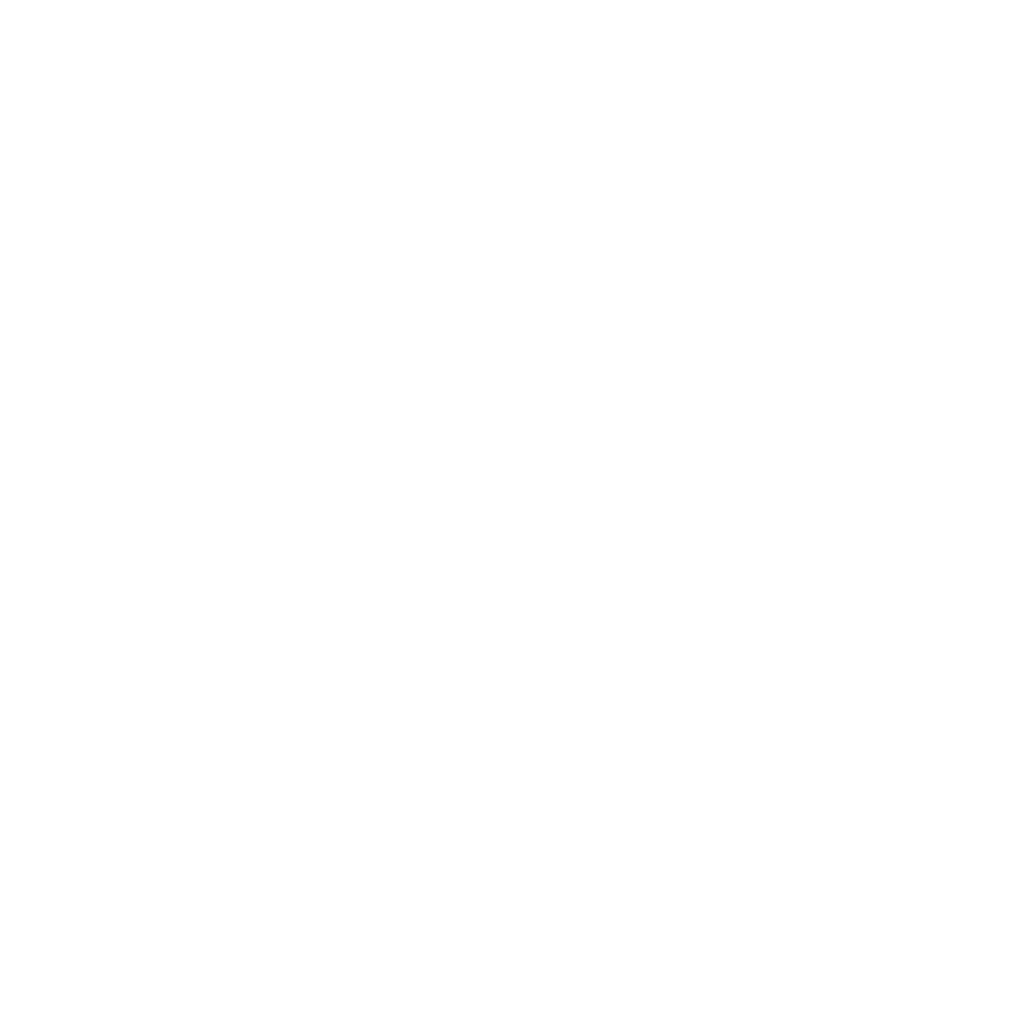
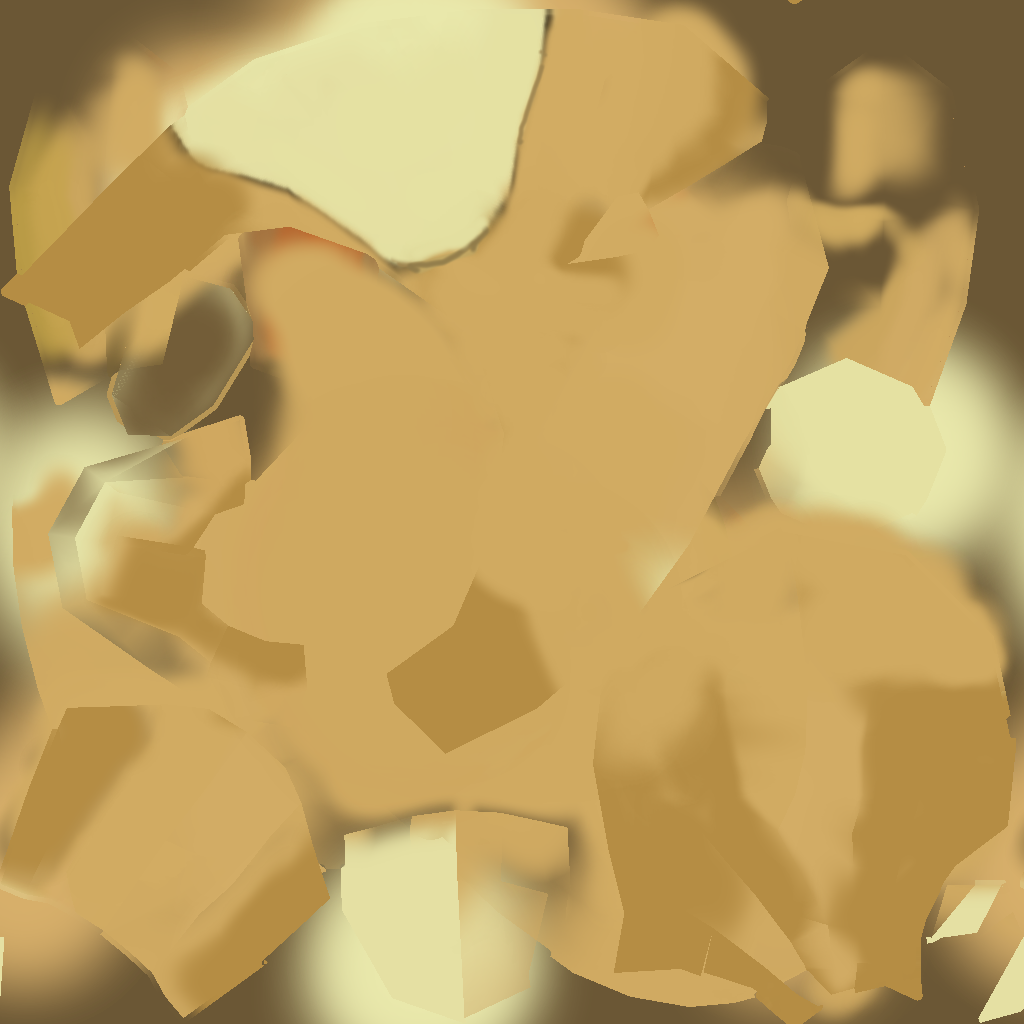
Layered file, before and after one edit (1024px x 1024px). Changes by layer:
pixels changed over 0, 0, 1024, 1024 (layer not identified)
